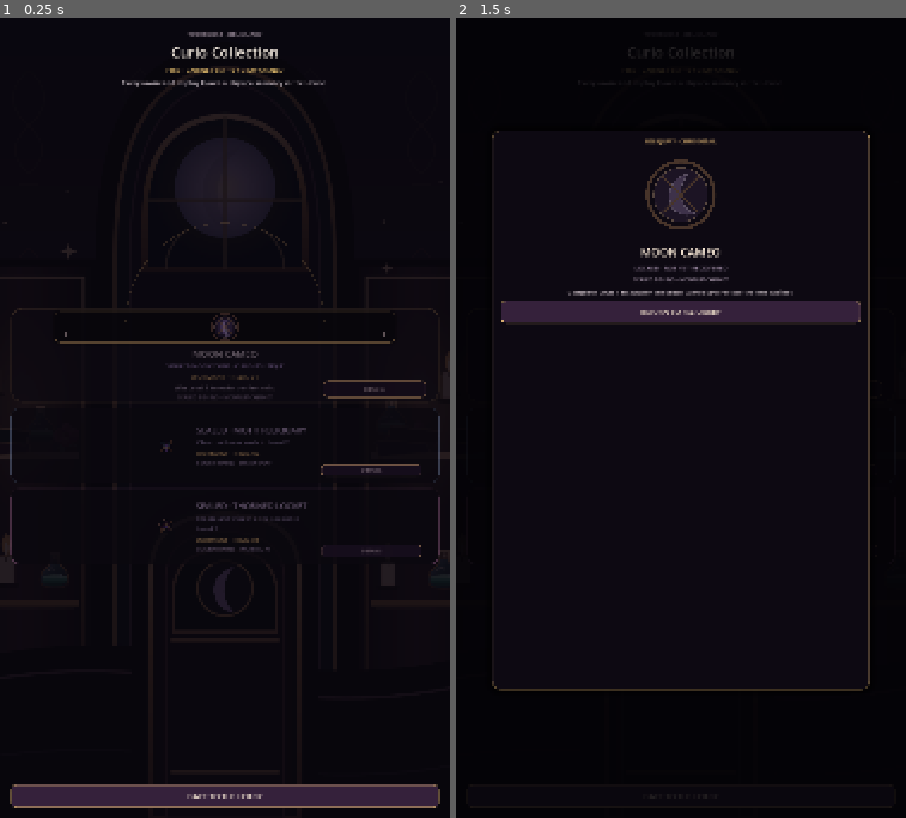
Above: before the commit, frames 1-2 (left to right).
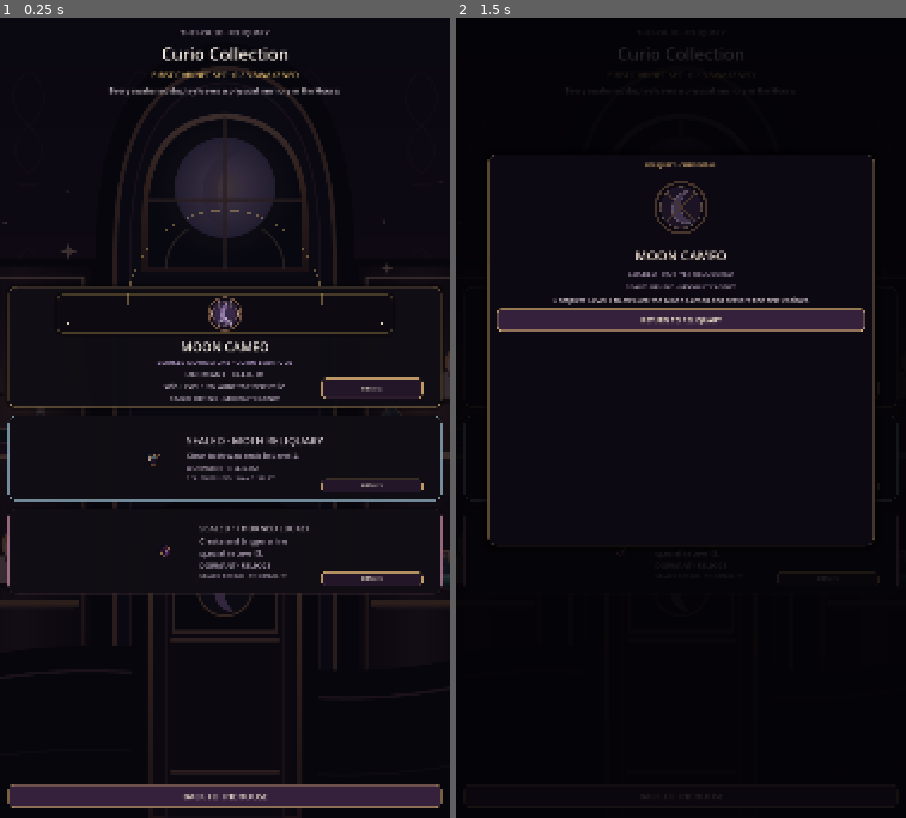
Above: after the commit, the same moments.

Repository: Jay-prodesign/akilta-match3
Game: Godot game, scene res://src/ui/collection/curio_collection.tscn
Two runs of this game, one before a commit and one after it. Both use one fixed random seed, a clock stepped at 60 frames per second and the inputs below. This scene is started directly instead of the project's main scene.
Inputs:
- Up to frame 1 (0.25 s): no input
- Up to frame 2 (1.5 s): click "DETAILS" at 0.5 s; click "DETAILS" at 1.25 s

The runs differ from the first frame. In frame 1, 6.9% of the frame differs, in the area x 1-99%, y 1-99%; in frame 2, 5.0%.

Commit message:
Make Curio verification readable and consequential

Diff:
--- a/src/ui/collection/curio_collection.gd
+++ b/src/ui/collection/curio_collection.gd
@@ -55,23 +55,26 @@
 	moon_state.text = "AWAKENED · RELIC 01" if has_moon else "DORMANT · RELIC 01"
 	moon_detail.text = "Moonlight remembers your first victory." if has_moon else "Win Level 1 to wake the first relic."
 	moon_origin.text = "RECOVERED FROM · MOONLIT CABINET" if has_moon else "SEALED BEHIND · MOONLIT CABINET"
-	moon_card.modulate = Color.WHITE if has_moon else Color(0.58, 0.54, 0.62, 0.72)
+	moon_card.modulate = Color.WHITE
+	_apply_moon_card_style(has_moon)
 	var has_moth := curios.has("moth_reliquary")
 	var has_locket := curios.has("thorned_locket")
 	slot2_name.text = "MOTH RELIQUARY" if has_moth else "SEALED · MOTH RELIQUARY"
 	slot2_hint.text = "Recovered from the sealed side cabinet." if has_moth else "Clear both wax seals in Level 2."
 	slot2_state.text = "AWAKENED · RELIC 02" if has_moth else "DORMANT · RELIC 02"
 	slot2_origin.text = "RECOVERED FROM · SEALED DISPLAY" if has_moth else "SEALED BEHIND · WAX DISPLAY"
-	slot2_number.modulate = Color.WHITE if has_moth else Color(0.55, 0.51, 0.60, 0.72)
-	slot2_card.modulate = Color.WHITE if has_moth else Color(0.66, 0.62, 0.72, 0.82)
+	slot2_number.modulate = Color.WHITE if has_moth else Color(0.78, 0.74, 0.82, 0.88)
+	slot2_card.modulate = Color.WHITE
 	_apply_reward_card_style(slot2_card, has_moth, Color("#9BBED0"))
+	_apply_reward_copy_style(slot2_name, slot2_hint, slot2_state, slot2_origin, has_moth)
 	slot3_name.text = "THORNED LOCKET" if has_locket else "SEALED · THORNED LOCKET"
 	slot3_hint.text = "A moon-beam sigil opened its thorned clasp." if has_locket else "Create and trigger a line special in Level 3."
 	slot3_state.text = "AWAKENED · RELIC 03" if has_locket else "DORMANT · RELIC 03"
 	slot3_origin.text = "RECOVERED FROM · THORNLIGHT ARRANGEMENT" if has_locket else "SEALED BEHIND · THORNLIGHT"
-	slot3_number.modulate = Color.WHITE if has_locket else Color(0.55, 0.51, 0.60, 0.72)
-	slot3_card.modulate = Color.WHITE if has_locket else Color(0.66, 0.62, 0.72, 0.82)
+	slot3_number.modulate = Color.WHITE if has_locket else Color(0.78, 0.74, 0.82, 0.88)
+	slot3_card.modulate = Color.WHITE
 	_apply_reward_card_style(slot3_card, has_locket, Color("#C98BA8"))
+	_apply_reward_copy_style(slot3_name, slot3_hint, slot3_state, slot3_origin, has_locket)
 	if _moon_art != null:
 		_moon_art.texture = _load_moon_texture(MOON_AWAKENED_PATH if has_moon else MOON_SEALED_PATH)
 		_moon_art.modulate = Color.WHITE if has_moon else Color(0.75, 0.70, 0.81, 0.78)
@@ -79,19 +82,46 @@
 		moon_ritual.set("glow_strength", 0.82 if has_moon else 0.18)
 		moon_ritual.queue_redraw()
 
+func _apply_moon_card_style(awakened: bool) -> void:
+	if moon_card == null:
+		return
+	var box := StyleBoxFlat.new()
+	box.bg_color = Color("#17111C", 0.985) if awakened else Color("#100D14", 0.97)
+	box.border_color = Color("#D5AD70", 0.92 if awakened else 0.38)
+	box.set_border_width_all(2)
+	box.set_corner_radius_all(18)
+	box.content_margin_left = 16
+	box.content_margin_right = 16
+	box.content_margin_top = 12
+	box.content_margin_bottom = 12
+	box.shadow_color = Color(0, 0, 0, 0.46)
+	box.shadow_size = 10
+	moon_card.add_theme_stylebox_override("panel", box)
+	moon_state.add_theme_color_override("font_color", Color("#F2D08B") if awakened else Color("#BDAFC3"))
+	moon_detail.add_theme_color_override("font_color", Color("#EFE2E8") if awakened else Color("#C8BACB"))
+	moon_origin.add_theme_color_override("font_color", Color("#BDAFC3"))
+
 func _apply_reward_card_style(card: PanelContainer, awakened: bool, accent: Color) -> void:
 	if card == null:
 		return
 	var box := StyleBoxFlat.new()
-	box.bg_color = Color("#151019", 0.98) if awakened else Color("#100D14", 0.96)
-	box.border_color = Color(accent.r, accent.g, accent.b, 0.76 if awakened else 0.28)
+	box.bg_color = Color("#17111C", 0.98) if awakened else Color("#100D14", 0.97)
+	box.border_color = Color(accent.r, accent.g, accent.b, 0.82 if awakened else 0.42)
 	box.set_border_width_all(2 if awakened else 1)
 	box.set_corner_radius_all(18)
-	box.content_margin_left = 12
-	box.content_margin_right = 12
-	box.content_margin_top = 10
-	box.content_margin_bottom = 10
+	box.content_margin_left = 16
+	box.content_margin_right = 16
+	box.content_margin_top = 12
+	box.content_margin_bottom = 12
+	box.shadow_color = Color(0, 0, 0, 0.30)
+	box.shadow_size = 6
 	card.add_theme_stylebox_override("panel", box)
+
+func _apply_reward_copy_style(name_label: Label, hint_label: Label, state_label: Label, origin_label: Label, awakened: bool) -> void:
+	name_label.add_theme_color_override("font_color", Color("#F4E5D3") if awakened else Color("#D3C4D2"))
+	hint_label.add_theme_color_override("font_color", Color("#E0D1D8") if awakened else Color("#BFAFC4"))
+	state_label.add_theme_color_override("font_color", Color("#F2D08B") if awakened else Color("#BDAFC3"))
+	origin_label.add_theme_color_override("font_color", Color("#BDAFC3") if awakened else Color("#9F91A5"))
 
 func _install_moon_art() -> void:
 	if moon_ritual == null:
@@ -139,7 +169,7 @@
 	backdrop.stretch_mode = TextureRect.STRETCH_KEEP_ASPECT_COVERED
 	backdrop.set_anchors_and_offsets_preset(Control.PRESET_FULL_RECT)
 	backdrop.mouse_filter = Control.MOUSE_FILTER_IGNORE
-	backdrop.modulate = Color(0.72, 0.64, 0.79, 0.18)
+	backdrop.modulate = Color(0.78, 0.70, 0.84, 0.28)
 	add_child(backdrop)
 	move_child(backdrop, 1)
 	var action := StyleBoxFlat.new()
@@ -217,10 +247,10 @@
 
 	var card := PanelContainer.new()
 	card.name = "CurioDetailCard"
-	card.anchor_left = 0.08
-	card.anchor_right = 0.92
-	card.anchor_top = 0.14
-	card.anchor_bottom = 0.84
+	card.anchor_left = 0.07
+	card.anchor_right = 0.93
+	card.anchor_top = 0.17
+	card.anchor_bottom = 0.66
 	var shell := StyleBoxFlat.new()
 	shell.bg_color = Color("#0D0912", 0.995)
 	shell.border_color = Color("#D5AD70", 0.88 if awakened else 0.38)
@@ -249,7 +279,7 @@
 
 	var art := TextureRect.new()
 	art.name = "HeroArt"
-	art.custom_minimum_size = Vector2(0, 220)
+	art.custom_minimum_size = Vector2(0, 168)
 	art.expand_mode = TextureRect.EXPAND_IGNORE_SIZE
 	art.stretch_mode = TextureRect.STRETCH_KEEP_ASPECT_CENTERED
 	art.texture = _detail_texture(curio_id, awakened)
@@ -261,7 +291,7 @@
 	title.text = String(data.get("name", "UNKNOWN CURIO"))
 	title.horizontal_alignment = HORIZONTAL_ALIGNMENT_CENTER
 	title.add_theme_color_override("font_color", Color("#F4E5D3"))
-	title.add_theme_font_size_override("font_size", 27)
+	title.add_theme_font_size_override("font_size", 31)
 	content.add_child(title)
 
 	var state := Label.new()
@@ -269,7 +299,7 @@
 	state.text = "AWAKENED · OWNED" if awakened else "LOCKED · NOT YET RECOVERED"
 	state.horizontal_alignment = HORIZONTAL_ALIGNMENT_CENTER
 	state.add_theme_color_override("font_color", Color("#F2D08B") if awakened else Color("#A995B0"))
-	state.add_theme_font_size_override("font_size", 15)
+	state.add_theme_font_size_override("font_size", 17)
 	content.add_child(state)
 
 	var origin := Label.new()
@@ -278,7 +308,7 @@
 	origin.horizontal_alignment = HORIZONTAL_ALIGNMENT_CENTER
 	origin.autowrap_mode = TextServer.AUTOWRAP_WORD_SMART
 	origin.add_theme_color_override("font_color", Color("#B4A2B7"))
-	origin.add_theme_font_size_override("font_size", 13)
+	origin.add_theme_font_size_override("font_size", 15)
 	content.add_child(origin)
 
 	var lore := Label.new()
@@ -287,7 +317,7 @@
 	lore.horizontal_alignment = HORIZONTAL_ALIGNMENT_CENTER
 	lore.autowrap_mode = TextServer.AUTOWRAP_WORD_SMART
 	lore.add_theme_color_override("font_color", Color("#DDD0D7"))
-	lore.add_theme_font_size_override("font_size", 15)
+	lore.add_theme_font_size_override("font_size", 17)
 	content.add_child(lore)
 
 	var close := Button.new()
--- a/src/ui/collection/curio_collection.tscn
+++ b/src/ui/collection/curio_collection.tscn
@@ -50,37 +50,37 @@
 anchors_preset = 15
 anchor_right = 1.0
 anchor_bottom = 1.0
-offset_left = 26.0
-offset_top = 28.0
-offset_right = -26.0
+offset_left = 20.0
+offset_top = 22.0
+offset_right = -20.0
 offset_bottom = -24.0
-theme_override_constants/separation = 8
+theme_override_constants/separation = 10
 
 [node name="Eyebrow" type="Label" parent="Layout"]
 layout_mode = 2
 theme_override_colors/font_color = Color(0.663, 0.6, 0.659, 1)
-theme_override_font_sizes/font_size = 15
+theme_override_font_sizes/font_size = 18
 text = "THE HOUSE · RELIQUARY"
 horizontal_alignment = 1
 
 [node name="Title" type="Label" parent="Layout"]
 layout_mode = 2
 theme_override_colors/font_color = Color(0.945, 0.91, 0.866, 1)
-theme_override_font_sizes/font_size = 34
+theme_override_font_sizes/font_size = 40
 text = "Curio Collection"
 horizontal_alignment = 1
 
 [node name="Count" type="Label" parent="Layout"]
 layout_mode = 2
 theme_override_colors/font_color = Color(0.851, 0.71, 0.416, 1)
-theme_override_font_sizes/font_size = 16
+theme_override_font_sizes/font_size = 20
 text = "FIRST CABINET SET · 0 / 3 AWAKENED"
 horizontal_alignment = 1
 
 [node name="Intro" type="Label" parent="Layout"]
 layout_mode = 2
 theme_override_colors/font_color = Color(0.851, 0.804, 0.835, 1)
-theme_override_font_sizes/font_size = 16
+theme_override_font_sizes/font_size = 18
 text = "Every awakened display leaves a physical memory in the House."
 horizontal_alignment = 1
 autowrap_mode = 2
@@ -88,11 +88,11 @@
 [node name="Cards" type="VBoxContainer" parent="Layout"]
 layout_mode = 2
 size_flags_vertical = 3
-theme_override_constants/separation = 14
+theme_override_constants/separation = 18
 alignment = 1
 
 [node name="MoonCard" type="PanelContainer" parent="Layout/Cards"]
-custom_minimum_size = Vector2(0, 220)
+custom_minimum_size = Vector2(0, 250)
 layout_mode = 2
 theme_override_styles/panel = SubResource("Card")
 
@@ -102,7 +102,7 @@
 alignment = 1
 
 [node name="RitualArt" type="Control" parent="Layout/Cards/MoonCard/Content"]
-custom_minimum_size = Vector2(0, 88)
+custom_minimum_size = Vector2(0, 108)
 layout_mode = 2
 mouse_filter = 2
 script = ExtResource("2_cameo")
@@ -112,41 +112,41 @@
 [node name="Name" type="Label" parent="Layout/Cards/MoonCard/Content"]
 layout_mode = 2
 theme_override_colors/font_color = Color(0.945, 0.91, 0.866, 1)
-theme_override_font_sizes/font_size = 22
+theme_override_font_sizes/font_size = 30
 text = "MOON CAMEO"
 horizontal_alignment = 1
 
 [node name="Material" type="Label" parent="Layout/Cards/MoonCard/Content"]
 layout_mode = 2
 theme_override_colors/font_color = Color(0.749, 0.647, 0.847, 1)
-theme_override_font_sizes/font_size = 14
+theme_override_font_sizes/font_size = 16
 text = "SMOKED MOONSTONE · CURIO BOUTIQUE"
 horizontal_alignment = 1
 
 [node name="State" type="Label" parent="Layout/Cards/MoonCard/Content"]
 layout_mode = 2
 theme_override_colors/font_color = Color(0.851, 0.71, 0.416, 1)
-theme_override_font_sizes/font_size = 16
+theme_override_font_sizes/font_size = 19
 text = "DORMANT · RELIC 01"
 horizontal_alignment = 1
 
 [node name="Detail" type="Label" parent="Layout/Cards/MoonCard/Content"]
 layout_mode = 2
 theme_override_colors/font_color = Color(0.851, 0.804, 0.835, 1)
+theme_override_font_sizes/font_size = 18
+text = "Win Level 1 to wake the first relic."
+horizontal_alignment = 1
+autowrap_mode = 2
+
+[node name="Origin" type="Label" parent="Layout/Cards/MoonCard/Content"]
+layout_mode = 2
+theme_override_colors/font_color = Color(0.663, 0.6, 0.659, 1)
 theme_override_font_sizes/font_size = 15
-text = "Win Level 1 to wake the first relic."
-horizontal_alignment = 1
-autowrap_mode = 2
-
-[node name="Origin" type="Label" parent="Layout/Cards/MoonCard/Content"]
-layout_mode = 2
-theme_override_colors/font_color = Color(0.663, 0.6, 0.659, 1)
-theme_override_font_sizes/font_size = 13
 text = "SEALED BEHIND · MOONLIT CABINET"
 horizontal_alignment = 1
 
 [node name="Slot2" type="PanelContainer" parent="Layout/Cards"]
-custom_minimum_size = Vector2(0, 180)
+custom_minimum_size = Vector2(0, 205)
 layout_mode = 2
 theme_override_styles/panel = SubResource("Sealed")
 
@@ -156,7 +156,7 @@
 alignment = 1
 
 [node name="Number" type="Label" parent="Layout/Cards/Slot2/Content"]
-custom_minimum_size = Vector2(110, 0)
+custom_minimum_size = Vector2(126, 0)
 layout_mode = 2
 theme_override_colors/font_color = Color(0.749, 0.647, 0.847, 0.52)
 theme_override_font_sizes/font_size = 26
@@ -171,31 +171,31 @@
 [node name="Name" type="Label" parent="Layout/Cards/Slot2/Content/Copy"]
 layout_mode = 2
 theme_override_colors/font_color = Color(0.663, 0.6, 0.659, 1)
-theme_override_font_sizes/font_size = 20
+theme_override_font_sizes/font_size = 25
 text = "SEALED RELIC"
 vertical_alignment = 1
 
 [node name="Hint" type="Label" parent="Layout/Cards/Slot2/Content/Copy"]
 layout_mode = 2
 theme_override_colors/font_color = Color(0.55, 0.50, 0.58, 1)
-theme_override_font_sizes/font_size = 15
+theme_override_font_sizes/font_size = 18
 text = "Another display still sleeps."
 autowrap_mode = 2
 
 [node name="State" type="Label" parent="Layout/Cards/Slot2/Content/Copy"]
 layout_mode = 2
 theme_override_colors/font_color = Color(0.851, 0.71, 0.416, 1)
-theme_override_font_sizes/font_size = 15
+theme_override_font_sizes/font_size = 17
 text = "DORMANT · RELIC 02"
 
 [node name="Origin" type="Label" parent="Layout/Cards/Slot2/Content/Copy"]
 layout_mode = 2
 theme_override_colors/font_color = Color(0.663, 0.6, 0.659, 1)
-theme_override_font_sizes/font_size = 12
+theme_override_font_sizes/font_size = 14
 text = "SEALED BEHIND · WAX DISPLAY"
 
 [node name="Slot3" type="PanelContainer" parent="Layout/Cards"]
-custom_minimum_size = Vector2(0, 180)
+custom_minimum_size = Vector2(0, 205)
 layout_mode = 2
 theme_override_styles/panel = SubResource("Sealed")
 
@@ -205,7 +205,7 @@
 alignment = 1
 
 [node name="Number" type="Label" parent="Layout/Cards/Slot3/Content"]
-custom_minimum_size = Vector2(110, 0)
+custom_minimum_size = Vector2(126, 0)
 layout_mode = 2
 theme_override_colors/font_color = Color(0.749, 0.647, 0.847, 0.38)
 theme_override_font_sizes/font_size = 26
@@ -227,24 +227,24 @@
 [node name="Hint" type="Label" parent="Layout/Cards/Slot3/Content/Copy"]
 layout_mode = 2
 theme_override_colors/font_color = Color(0.55, 0.50, 0.58, 1)
-theme_override_font_sizes/font_size = 15
+theme_override_font_sizes/font_size = 18
 text = "The cabinet has not revealed this name."
 autowrap_mode = 2
 
 [node name="State" type="Label" parent="Layout/Cards/Slot3/Content/Copy"]
 layout_mode = 2
 theme_override_colors/font_color = Color(0.851, 0.71, 0.416, 1)
-theme_override_font_sizes/font_size = 15
+theme_override_font_sizes/font_size = 17
 text = "DORMANT · RELIC 03"
 
 [node name="Origin" type="Label" parent="Layout/Cards/Slot3/Content/Copy"]
 layout_mode = 2
 theme_override_colors/font_color = Color(0.663, 0.6, 0.659, 1)
-theme_override_font_sizes/font_size = 12
+theme_override_font_sizes/font_size = 14
 text = "SEALED BEHIND · THORNLIGHT"
 
 [node name="Back" type="Button" parent="Layout"]
 custom_minimum_size = Vector2(0, 54)
 layout_mode = 2
-theme_override_font_sizes/font_size = 18
+theme_override_font_sizes/font_size = 20
 text = "BACK TO THE HOUSE"
